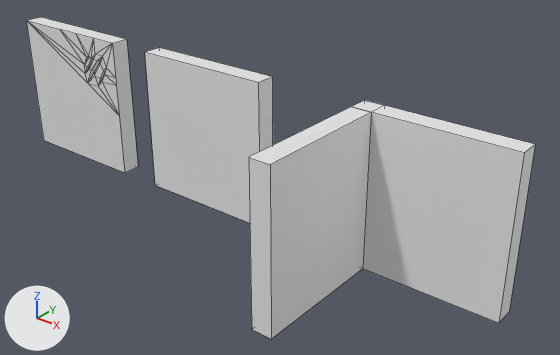
Two versions of the Blender file 3D_Stuff/Modular_Assets/Modular_Assets.blend, one commit apart.
One viewpoint serves both versions: a 50 mm lens placed at (10.15, -10.39, 7.56), pointed at (2.06, -0.28, 1.29). The lights are fixed; the arrows at lower left show +X, +Y and +Z. Mesh edges are drawn as thin lines.

The older version as bpy lines, for what is in view:
```python
me_cube = bpy.data.meshes.new('Cube')
me_cube.from_pydata(...)  # a box spanning x -1.5..1.5, y -0.2..0.2, z 0.0..3.0
me_cube_001 = bpy.data.meshes.new('Cube.001')
me_cube_001.from_pydata(...)  # 43 vertices, 57 faces; spans x -1.5..1.5, y -0.2..0.2, z 0.0..3.0
me_cube_003 = bpy.data.meshes.new('Cube.003')
me_cube_003.from_pydata(...)  # 24 vertices, 20 faces; spans x -0.2..2.8, y -5.8..-2.8, z 0.0..3.0
ob_wall = bpy.data.objects.new('Wall', me_cube)
ob_wall.location = (0.0, 0.0, 0.0)
ob_wall_corner = bpy.data.objects.new('Wall_Corner', me_cube_003)
ob_wall_corner.location = (3.7, 3.0, 0.0)
ob_wall_with_clawmark = bpy.data.objects.new('Wall_With_Clawmark', me_cube_001)
ob_wall_with_clawmark.location = (-4.0, 0.0, 0.0)
```
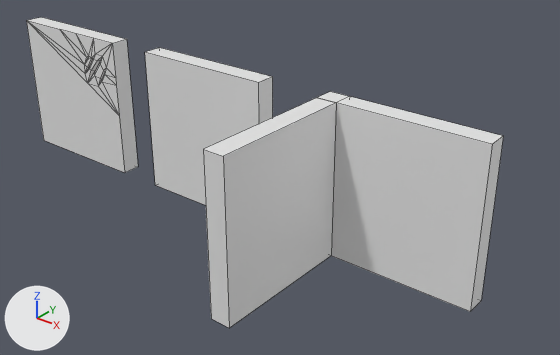
Patch to the scene script:
```diff
--- a/3D_Stuff/Modular_Assets/Modular_Assets.blend.py
+++ b/3D_Stuff/Modular_Assets/Modular_Assets.blend.py
@@ me_cube_003 @@
 me_cube_003.from_pydata(...)  # 24 vertices, 20 faces; spans x -0.2..2.8, y -5.8..-2.8, z 0.0..3.0
 # used by ob_wall_corner; location = (3.7, 3.0, 0.0)
+# me_cube_003 part 1: all 4 vertices in x -0.2..0.2, y -5.8, z 0.0..3.0 are moved by (0.0, 2.8, 0.0)
+# me_cube_003 part 2: all 16 vertices in x -0.2..0.2, y -3.2..-2.8, z 0.0..3.0 are moved by (0.0, 3.0, 0.0)
+# me_cube_003 part 3: all 4 vertices in x 2.8, y -3.2..-2.8, z 0.0..3.0 are moved by (0.2, 3.0, 0.0)
@@ ob_wall_corner @@
 ob_wall_corner = bpy.data.objects.new('Wall_Corner', me_cube_003)
-ob_wall_corner.location = (3.7, 3.0, 0.0)
+ob_wall_corner.location = (3.0, 0.0, 0.0)
```

What differs and where, as boxes [x1, y1, x2, y2] in the pictures (560 x 355 px; the box of a moved part takes in the faces that stretch with it):
'Wall_Corner', reshaped, moved: before [249, 100, 535, 339]; after [203, 91, 503, 328]
part 1 of me_cube_003, moved or reshaped: before [249, 107, 371, 339]; after [203, 98, 336, 328]
part 2 of me_cube_003, moved or reshaped: before [351, 100, 384, 112]; after [317, 91, 349, 103]
part 3 of me_cube_003, moved or reshaped: before [363, 105, 535, 323]; after [331, 96, 503, 312]
